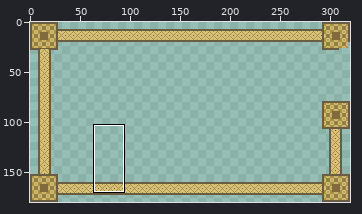
Two versions of one sprite sheet, Assets/shit for audiovisual/environment animations/walls level 1.png. The picture above shows the old version from afar; the outline marks the close-up.
Close-up. Before the commit:
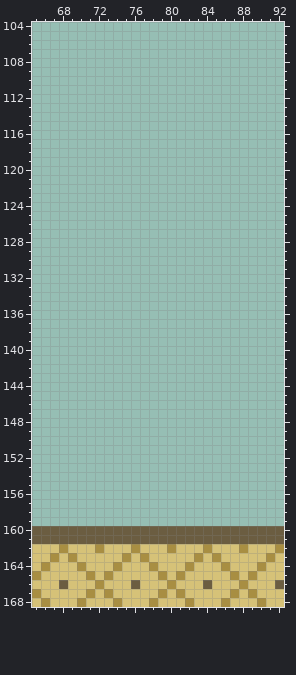
The file is 320x180 pixels. Shown: x 65..92, y 104..168.
And afterwards:
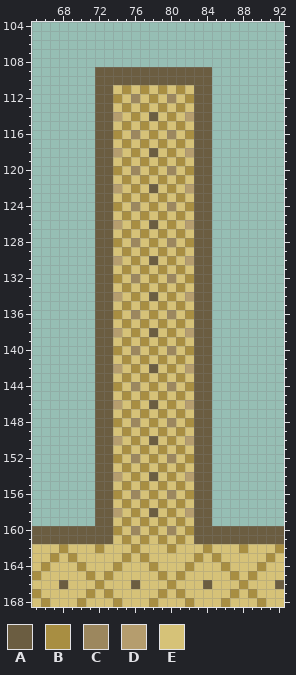
Palette (. is transparent): A #6b5d41  B #a88e42  C #9c875e  D #b59d6e  E #d6c278
Edits made:
@@ x 70..86 @@
 108 .................
-109 .................
-110 .................
-111 .................
-112 .................
-113 .................
-114 .................
-115 .................
-116 .................
-117 .................
-118 .................
-119 .................
-120 .................
-121 .................
-122 .................
-123 .................
-124 .................
-125 .................
-126 .................
-127 .................
-128 .................
-129 .................
-130 .................
-131 .................
-132 .................
-133 .................
-134 .................
-135 .................
-136 .................
-137 .................
-138 .................
-139 .................
-140 .................
-141 .................
-142 .................
-143 .................
-144 .................
-145 .................
-146 .................
-147 .................
-148 .................
-149 .................
-150 .................
-151 .................
-152 .................
-153 .................
-154 .................
-155 .................
-156 .................
-157 .................
-158 .................
-159 .................
-160 AAAAAAAAAAAAAAAAA
-161 AAAAAAAAAAAAAAAAA
+109 ..AAAAAAAAAAAAA..
+110 ..AAAAAAAAAAAAA..
+111 ..AAEBEBEBEBEAA..
+112 ..AABECEBECEBAA..
+113 ..AAEBEBEBEBEAA..
+114 ..AADEBEAEBEDAA..
+115 ..AAEBEBEBEBEAA..
+116 ..AABECEBECEBAA..
+117 ..AAEBEBEBEBEAA..
+118 ..AADEBEAEBEDAA..
+119 ..AAEBEBEBEBEAA..
+120 ..AABECEBECEBAA..
+121 ..AAEBEBEBEBEAA..
+122 ..AADEBEAEBEDAA..
+123 ..AAEBEBEBEBEAA..
+124 ..AABECEBECEBAA..
+125 ..AAEBEBEBEBEAA..
+126 ..AADEBEAEBEDAA..
+127 ..AAEBEBEBEBEAA..
+128 ..AABECEBECEBAA..
+129 ..AAEBEBEBEBEAA..
+130 ..AADEBEAEBEDAA..
+131 ..AAEBEBEBEBEAA..
+132 ..AABECEBECEBAA..
+133 ..AAEBEBEBEBEAA..
+134 ..AADEBEAEBEDAA..
+135 ..AAEBEBEBEBEAA..
+136 ..AABECEBECEBAA..
+137 ..AAEBEBEBEBEAA..
+138 ..AADEBEAEBEDAA..
+139 ..AAEBEBEBEBEAA..
+140 ..AABECEBECEBAA..
+141 ..AAEBEBEBEBEAA..
+142 ..AADEBEAEBEDAA..
+143 ..AAEBEBEBEBEAA..
+144 ..AABECEBECEBAA..
+145 ..AAEBEBEBEBEAA..
+146 ..AADEBEAEBEDAA..
+147 ..AAEBEBEBEBEAA..
+148 ..AABECEBECEBAA..
+149 ..AAEBEBEBEBEAA..
+150 ..AADEBEAEBEDAA..
+151 ..AAEBEBEBEBEAA..
+152 ..AABECEBECEBAA..
+153 ..AAEBEBEBEBEAA..
+154 ..AADEBEAEBEDAA..
+155 ..AAEBEBEBEBEAA..
+156 ..AABECEBECEBAA..
+157 ..AAEBEBEBEBEAA..
+158 ..AADEBEAEBEDAA..
+159 ..AAEBEBEBEBEAA..
+160 AAAABECEBECEBAAAA
+161 AAAAEBEBEBEBEAAAA
 162 EEBEEEBEEEBEEEBEE
